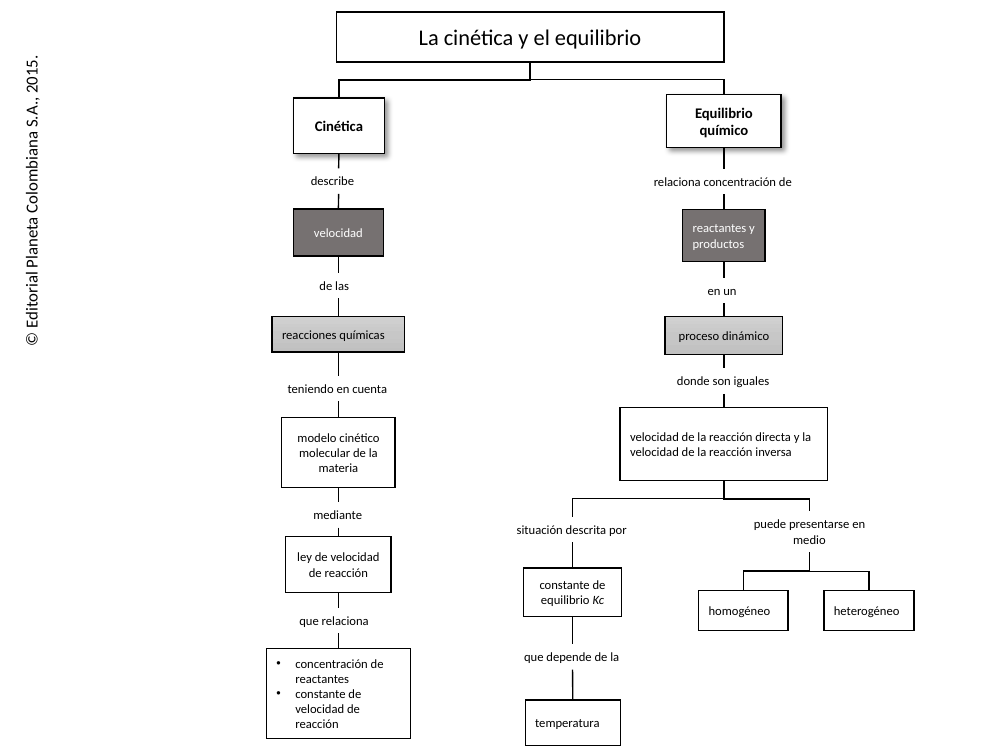
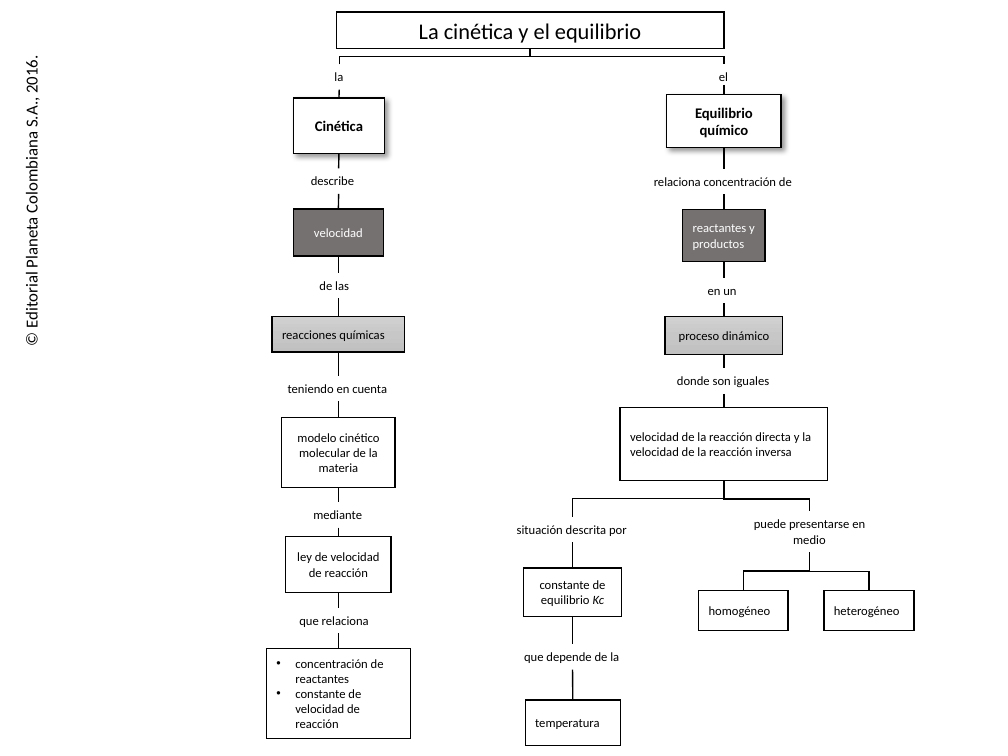
Before and after one commit to AulaPlanetaColombia/CienciasNaturales, a slide deck: slide 1 of fuentes/contenidos/grado10/guion16/Mapas_CN_10_16/CN_10_16lacinetica.pptx. Drawn at 1008x756 pixels with LibreOffice and Linux fonts; fonts in the diff are those of the drawing; background and template pictures are left out. Boxes give left, top, right and bottom in pixels: in the first picture for what was removed or moved away, otherwise in the second. Text is boxed around its words. In the diff, an @@ line names an element or a change of style, - is before the commit and + after.

```diff
--- a/fuentes/contenidos/grado10/guion16/Mapas_CN_10_16/CN_10_16lacinetica.pptx
+++ b/fuentes/contenidos/grado10/guion16/Mapas_CN_10_16/CN_10_16lacinetica.pptx
@@ rectangle "La cinética y el equilibrio": place and size @@
-rectangle "La cinética y el equilibrio" at [337,12,725,62]
+rectangle "La cinética y el equilibrio" at [337,12,725,48]
@@ elbow line moved from (339, 98) - (530, 61) to (340, 65) - (530, 48) @@
@@ elbow line moved from (724, 95) - (530, 61) to (724, 64) - (530, 48) @@
@@ text at [22,60,42,327]: text changed @@
-© Editorial Planeta Colombiana S.A., 2015.
+© Editorial Planeta Colombiana S.A., 2016.
@@ text added at [334,72,343,81], 9 pt, text #000000 @@
+la
@@ text added at [719,72,728,81], 9 pt, text #000000 @@
+el
```
Also in this commit, not shown: 4 other files.
